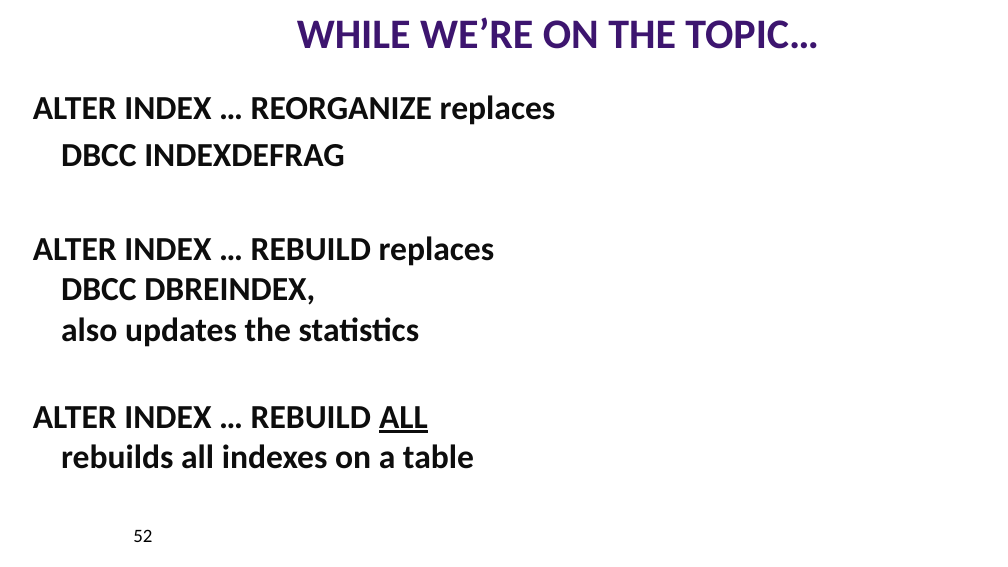
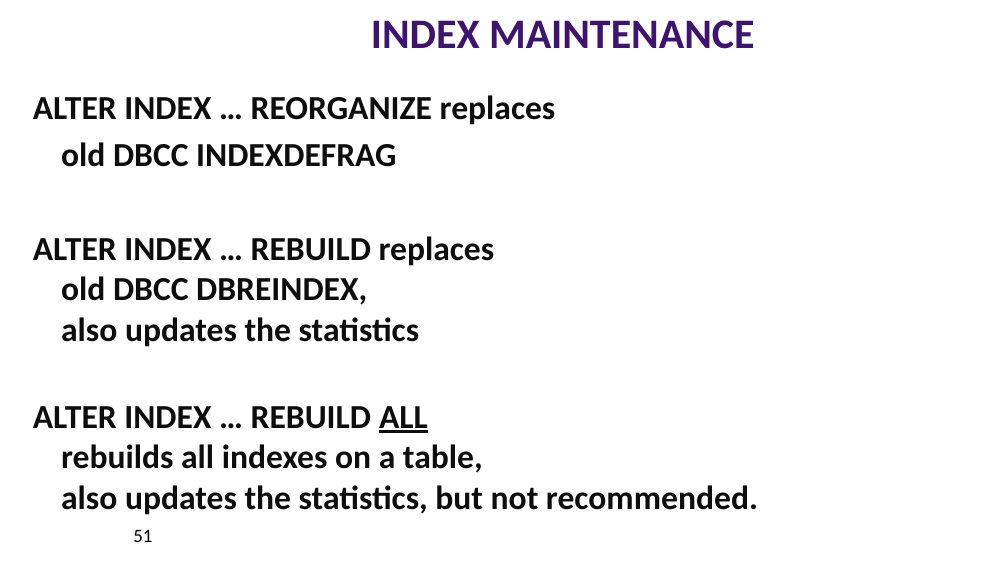
Before and after one commit to williamadba/Public-Presentations, a slide deck: slide 51 of SQLSat Pensacola 2019/DBA Best Practices with DMVs.pptx (slide 52 before the commit). Drawn at 1008x567 pixels with LibreOffice and Linux fonts; fonts in the diff are those of the drawing. Boxes give left, top, right and bottom in pixels: in the first picture for what was removed or moved away, otherwise in the second. Text is boxed around its words. In the diff, an @@ line names an element or a change of style, - is before the commit and + after.

```diff
--- a/SQLSat Pensacola 2019/DBA Best Practices with DMVs.pptx
+++ b/SQLSat Pensacola 2019/DBA Best Practices with DMVs.pptx
@@ title at [371,20,754,49]: text changed @@
-WHILE WE’RE ON THE TOPIC…
+INDEX MAINTENANCE
@@ text at [33,142,758,515]: text changed @@
-DBCC INDEXDEFRAG
-ALTER INDEX … REBUILD replaces
-DBCC DBREINDEX,
-also updates the statistics
-ALTER INDEX … REBUILD ALL
-rebuilds all indexes on a table
+old DBCC INDEXDEFRAG
+ALTER INDEX … REBUILD replaces
+old DBCC DBREINDEX,
+also updates the statistics
+ALTER INDEX … REBUILD ALL
+rebuilds all indexes on a table,
+also updates the statistics, but not recommended.
@@ page number at [133,529,152,542]: text changed @@
-52
+51
```
Also in this commit, not shown: 22 other slides changed, 3 slides added, 4 slides removed.
